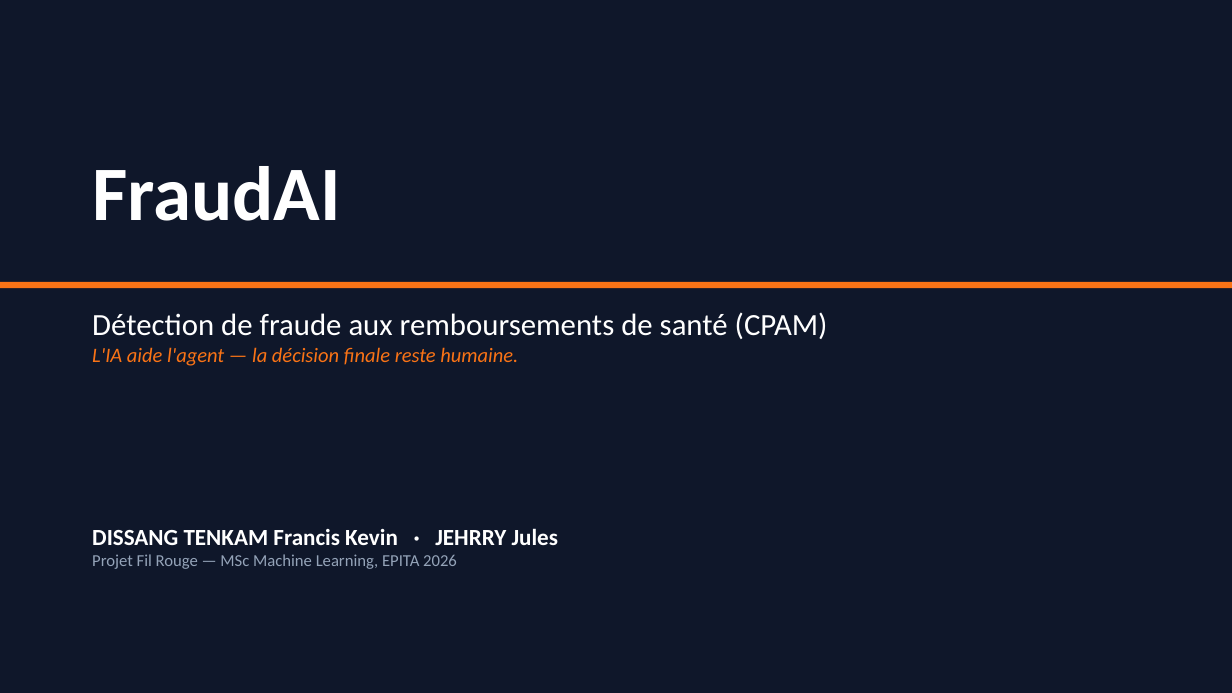
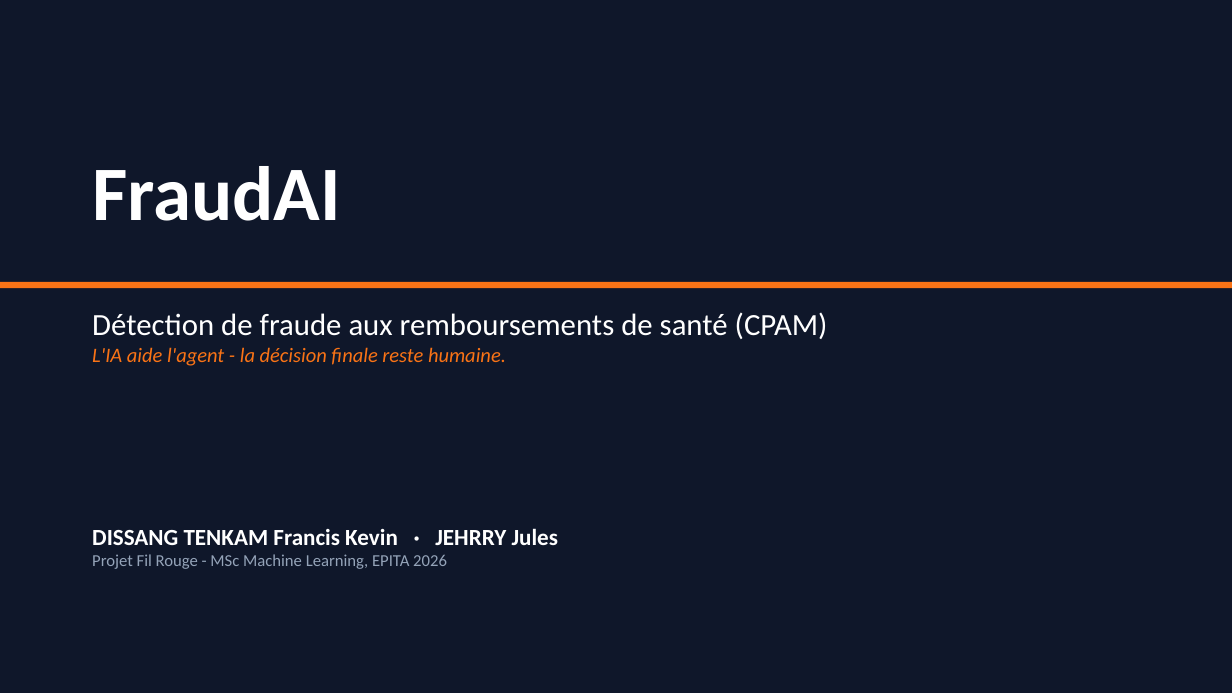
Before and after one commit to kteken10/Fondamentaux-Machine-Learning, a slide deck: slide 1 of rendu/03_FraudAI_Presentation.pptx. Drawn at 1232x693 pixels with LibreOffice and Linux fonts; fonts in the diff are those of the drawing. Boxes give left, top, right and bottom in pixels: in the first picture for what was removed or moved away, otherwise in the second. Text is boxed around its words. In the diff, an @@ line names an element or a change of style, - is before the commit and + after.

```diff
--- a/rendu/03_FraudAI_Presentation.pptx
+++ b/rendu/03_FraudAI_Presentation.pptx
@@ text at <box>92,347,506,366</box>: text changed @@
-L'IA aide l'agent — la décision finale reste humaine.
+L'IA aide l'agent - la décision finale reste humaine.
@@ text at <box>92,554,447,569</box>: text changed @@
-Projet Fil Rouge — MSc Machine Learning, EPITA 2026
+Projet Fil Rouge - MSc Machine Learning, EPITA 2026
```
Also in this commit, not shown: 10 other slides changed, 2 other files.
